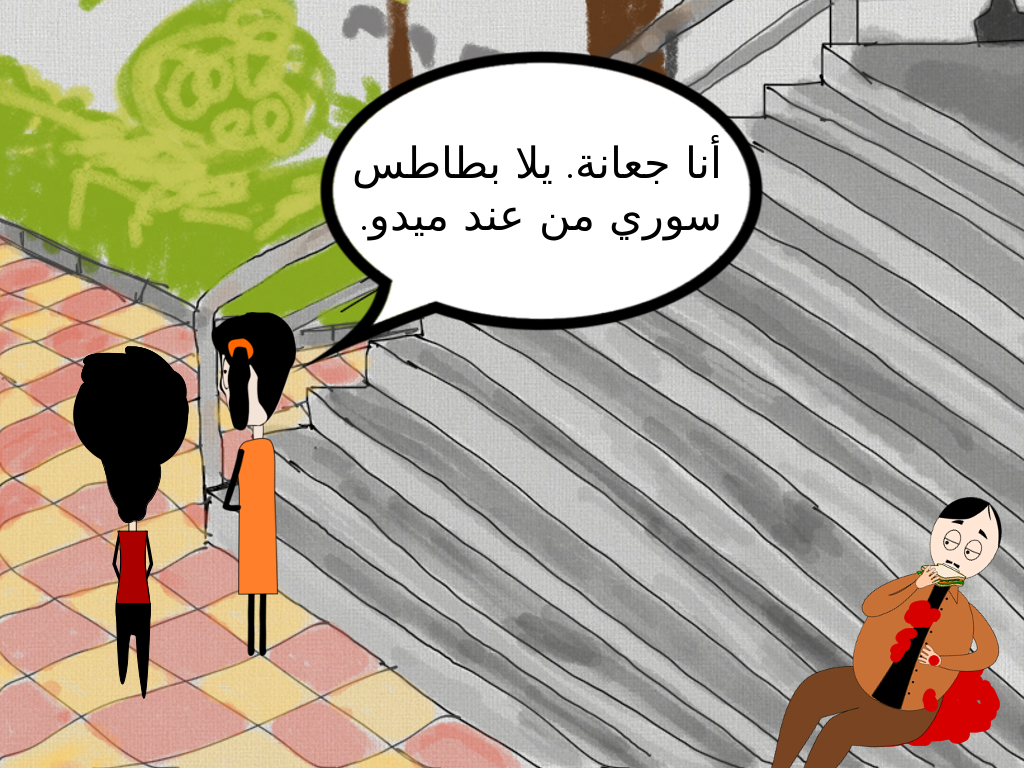
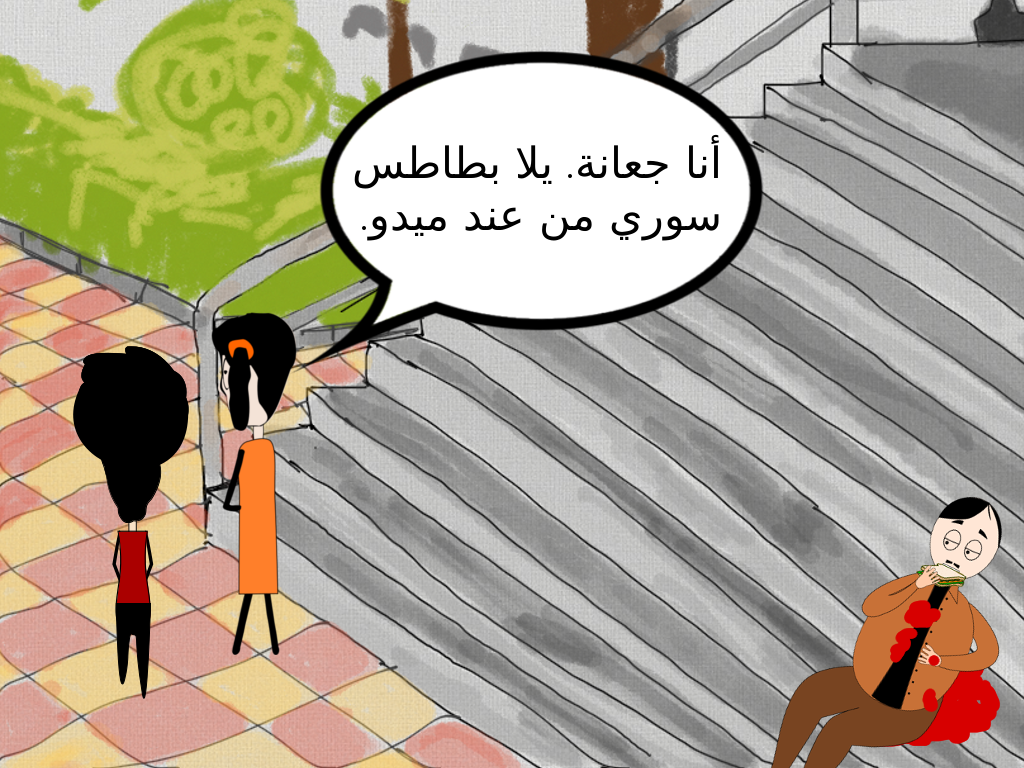
Comparing the layer stacks of the two w=1024, h=768 images. Changes:
added layer "hrokbelganbwalk.png" above "Pasted Layer" over [211, 312, 297, 655]
added layer "Pasted Layer" above "أنا جعانة. يلا بطاطس سوري من ع..." over [231, 592, 253, 656]
removed layer "shrokbelganb3.png" over [211, 312, 296, 656]
